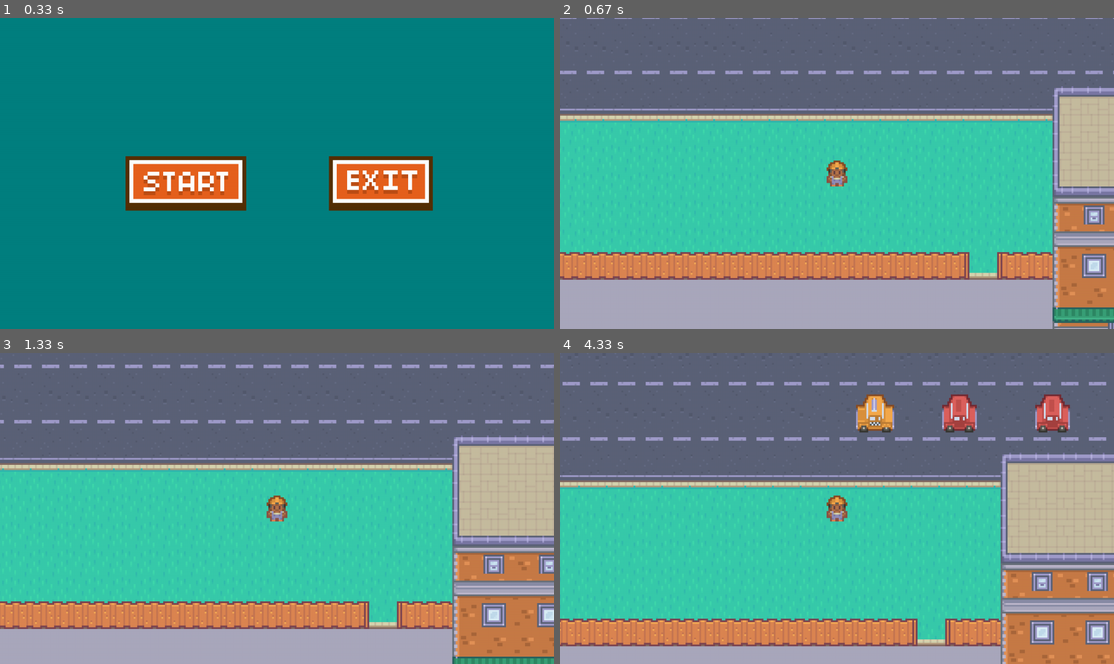
Above: before the commit, frames 1-4 (two rows, left to right).
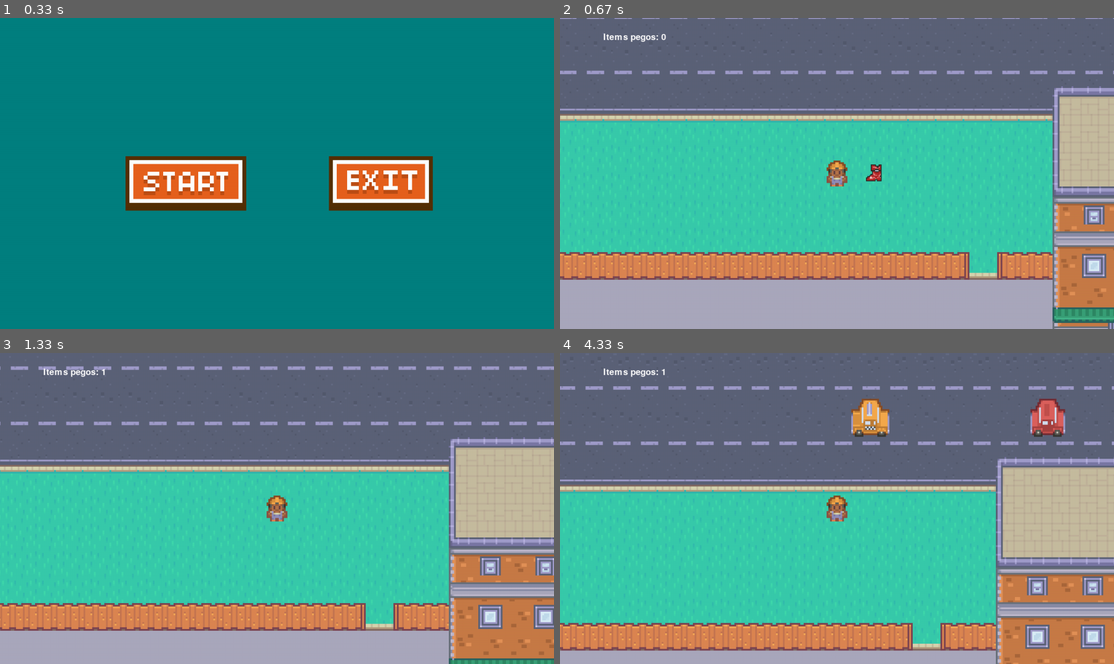
Above: after the commit, the same moments.

Repository: joelbrs/JF-Run-PyGame
Game: pygame game, started from codigos/main.py
Two runs of this game, one before a commit and one after it. Both use one fixed random seed, a clock stepped at 60 frames per second and the inputs below.
Inputs (mouse positions are in pixels of both pictures, inside the frame that each line leads up to):
- Up to frame 1 (0.33 s): no input
- Up to frame 2 (0.67 s): press the mouse at (742, 182) at 0.37 s; move the mouse to (814, 142) at 0.47 s; release the mouse at (886, 98) at 0.6 s
- Up to frame 3 (1.33 s): hold D 0.67-1.13 s; move the mouse to (254, 424) at 0.7 s; hold W from 1.17 s (still down)
- Up to frame 4 (4.33 s): release W at 1.47 s; hold D 1.5-1.97 s; hold A 2-2.53 s; hold S 2.57-2.87 s; hold A 2.9-3.3 s; hold W 3.33-3.7 s; hold D from 3.73 s (still down)

Frame 1 is identical in both runs. In frame 2, 0.3% of the frame differs, in the area x 7-59%, y 4-53%; in frame 3, 12%; in frame 4, 19%, in the area x 0-100%, y 4-100%.

Commit message:
add score + item boost velocidade

Diff:
--- a/codigos/configs.py
+++ b/codigos/configs.py
@@ -7,3 +7,7 @@
 POSICOES_INICIAIS_CARROS = [(-100, 1312), (-100, 1632), (-100,1888),
 	(-100, 2471), (-100,2853), (-100, 3080), (3300, 1400),
 	(3300,1760), (3300, 1970), (3300, 2550), (3300, 2981)]
+
+POSICOES_INICIAIS_MOEDA = [
+	(2150, 3274), (1782, 2274)
+]
--- a/codigos/entidades.py
+++ b/codigos/entidades.py
@@ -64,3 +64,17 @@
         tela.blit(self.image, self.rect)
 
         return self.acao
+
+
+class ItemBoost(pygame.sprite.Sprite):
+    def __init__(self,pos, grupos):
+        self.reset(pos, grupos)
+
+    def reset(self, pos, grupos):
+        pygame.sprite.Sprite.__init__(self, grupos)
+
+        self.nome = 'boost'
+
+        self.image = pygame.image.load('sprites/objeto/boost.png')
+
+        self.rect = self.image.get_rect(center = pos)
--- a/codigos/main.py
+++ b/codigos/main.py
@@ -12,6 +12,7 @@
 		self.fundo = pygame.image.load('sprites/main/mapa.png').convert()
 		self.sobrepos = pygame.image.load('sprites/main/sobreposicao.png').convert_alpha()
 
+	#onde eu realmente configurei a câmera
 	def draw_customizado(self):
 
 		#atribuindo a posição do personagem (cada eixo de seu retângulo) ao vetor de deslocamento
@@ -28,6 +29,13 @@
 		tela.blit(self.sobrepos, -self.deslocamento)
 
 
+#score
+def score(score):
+	fonte_score = pygame.font.Font(None, 30)
+	texto = fonte_score.render('Items pegos: ' + str(player.score), True, 'White')
+	tela.blit(texto, [100, 35])
+
+
 #configs basicas
 pygame.init()
 
@@ -40,10 +48,13 @@
 #grupos
 todas_sprites = TodaSprites()
 obstaculos_sprites = pygame.sprite.Group()
+item_boost = pygame.sprite.Group()
 
 
-#sprites/imagens
-player = Player((2062,3274), todas_sprites, obstaculos_sprites)
+#itens/player
+player = Player((2062,3274), todas_sprites, obstaculos_sprites, item_boost)
+boost = ItemBoost((2150, 3274), [todas_sprites, item_boost])
+
 
 reiniciar_bt = pygame.image.load('sprites/botoes/reiniciar_botao.png')
 iniciar_bt = pygame.image.load('sprites/botoes/iniciar_botao.png')
@@ -57,9 +68,15 @@
 
 
 #textin de vitoria
-fonte = pygame.font.Font(None, 50)
-texto = fonte.render('Honrou o batalhão, meu lindo!', True, 'White')
-texto_retang = texto.get_rect(center = (largura / 2, altura /2 - 40))
+fonte_melhor_score = pygame.font.Font(None, 50)
+texto_melhor_score = fonte_melhor_score.render('Honrou o batalhão, meu lindo!', True, 'White')
+texto_retang = texto_melhor_score.get_rect(center = (largura / 2, altura /2 - 40))
+
+
+#texto score = 1
+fonte_score_1 = pygame.font.Font(None, 50)
+texto_score_1 = fonte_score_1.render('Boa, mandou bem :)', True, 'White')
+texto_retang_1 = texto_score_1.get_rect(center = (largura / 2, altura /2 - 40))
 
 
 #cronômetro
@@ -85,13 +102,12 @@
 				lista_pos.append(pos_aleatoria)
 				Carro(pos_aleatoria, [todas_sprites, obstaculos_sprites])
 
-			if len(lista_pos) >= 5:
+			if len(lista_pos) >= 7:
 				del lista_pos[0]
 
 
 	#'delta tempo':
 	dt = clock.tick() / 1000
-
 	tela.fill('teal')
 
 
@@ -106,8 +122,8 @@
 		if player.pos.y >= 1180 and player.game_over == 0:
 			todas_sprites.update(dt)
 
-			#todas_sprites.draw(tela)
 			todas_sprites.draw_customizado()
+			score(player.score)
 
 
 		elif player.game_over != 0:
@@ -116,12 +132,17 @@
 			tela.blit(player.texto_go, player.texto_go_retang)
 
 			if botao_reiniciar.draw():
-				player.reset((2062,3274), todas_sprites, obstaculos_sprites)
+				player.reset((2062,3274), todas_sprites, obstaculos_sprites, item_boost)
+				boost.reset((2150, 3274), [todas_sprites, item_boost])
+				player.score = 0
 				player.game_over = 0
 
 		else:
-			tela.fill('black')
-			tela.blit(texto, texto_retang)
-
+			if player.score == 0:
+				tela.fill('black')
+				tela.blit(texto_melhor_score, texto_retang)
+			if player.score == 1:
+				tela.fill('cyan')
+				tela.blit(texto_score_1, texto_retang_1)
 
 	pygame.display.update()
--- a/codigos/player.py
+++ b/codigos/player.py
@@ -1,13 +1,12 @@
-import pygame,sys
+import pygame
 from configs import *
 
 class Player(pygame.sprite.Sprite):
-    def __init__(self, pos, grupos, sprites_colisao):
-        #super().__init__(grupos)
-        self.reset(pos, grupos, sprites_colisao)
+    def __init__(self, pos, grupos, sprites_carros, sprite_boost):
+        self.reset(pos, grupos, sprites_carros, sprite_boost)
 
 
-    def reset(self, pos, grupos, sprites_colisao):
+    def reset(self, pos, grupos, sprites_carros, sprite_boost):
         super().__init__(grupos)
         #sprites
         self.importar_sprites()
@@ -21,48 +20,49 @@
         self.velocidade = 200
 
         #colisoes
-        self.sprites_colisao = sprites_colisao
+        self.sprites_carros = sprites_carros
+        self.sprite_boost = sprite_boost
+
+        self.score = 0
 
         #game over
         self.game_over = 0
         self.fonte = pygame.font.Font(None, 50)
-        self.texto_go = self.fonte.render('Vacilou feio, vacilou rude!', True, 'White')
+        self.texto_go = self.fonte.render('Vacilou feio, meu patrão!', True, 'White')
         self.texto_go_retang = self.texto_go.get_rect(center = (largura / 2, altura /2 - 40))
 
 
     def colisao(self, direcao):
-        #pygame.sprite.spritecollide(self, self.sprites_colisao, True)
 
-        #checando a direção no eixo x e y, de acordo com o que está escrito no método de movimentação (abaixo)
         if direcao == 'horizontal':
-            for sprite in self.sprites_colisao.sprites():
-                if sprite.rect.colliderect(self.rect):
-                    if hasattr(sprite, 'nome') and sprite.nome == 'carro': #checa se a colisão foi com a sprite do carro (se sim, game over)
-                        self.game_over = 1
-                        #pygame.quit()
-                        #sys.exit()
+                    for sprite in self.sprites_carros.sprites():
+                        if sprite.rect.colliderect(self.rect):
 
-                    if self.direction.x > 0:
-                        self.rect.right = sprite.rect.left
-                        self.pos.x = self.rect.centerx
-                    if self.direction.x < 0:
-                        self.rect.left = sprite.rect.right
-                        self.pos.x = self.rect.centerx
+                            if self.direction.x > 0:
+                                self.rect.right = sprite.rect.left
+                                self.pos.x = self.rect.centerx
+                            if self.direction.x < 0:
+                                self.rect.left = sprite.rect.right
+                                self.pos.x = self.rect.centerx
         else:
-            if direcao == 'vertical':
-                for sprite in self.sprites_colisao.sprites():
-                    if sprite.rect.colliderect(self.rect):
-                        if hasattr(sprite, 'nome') and sprite.nome == 'carro': #checa se a colisão foi com a sprite do carro (se sim, game over)
-                            self.game_over = 1
-                            #pygame.quit()
-                            #sys.exit()
+                    if direcao == 'vertical':
+                        for sprite in self.sprites_carros.sprites():
+                            if sprite.rect.colliderect(self.rect):
 
-                        if self.direction.y > 0:
-                            self.rect.bottom = sprite.rect.top
-                            self.pos.y = self.rect.centery
-                        if self.direction.y < 0:
-                            self.rect.top = sprite.rect.bottom
-                            self.pos.y = self.rect.centery
+                                if self.direction.y > 0:
+                                    self.rect.bottom = sprite.rect.top
+                                    self.pos.y = self.rect.centery
+                                if self.direction.y < 0:
+                                    self.rect.top = sprite.rect.bottom
+                                    self.pos.y = self.rect.centery
+
+        if pygame.sprite.spritecollide(self, self.sprites_carros, False):
+            self.game_over = 1
+
+
+        if pygame.sprite.spritecollide(self, self.sprite_boost, True):
+               self.velocidade += 25
+               self.score += 1
 
 
     #importa o caminho das sprites (não consegui totalmente ainda)
Binary file added: sprites/objeto/boost.png
Binary file removed: sprites/objeto/coin.png
Binary file added: sprites/objeto/escudo.png
Binary file added: sprites/objeto/spritesheet.png
